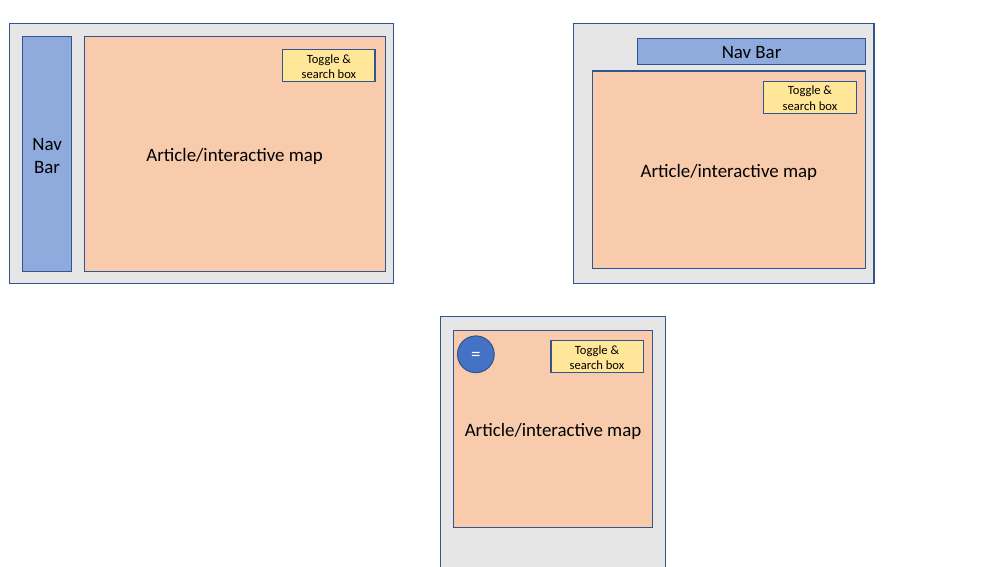
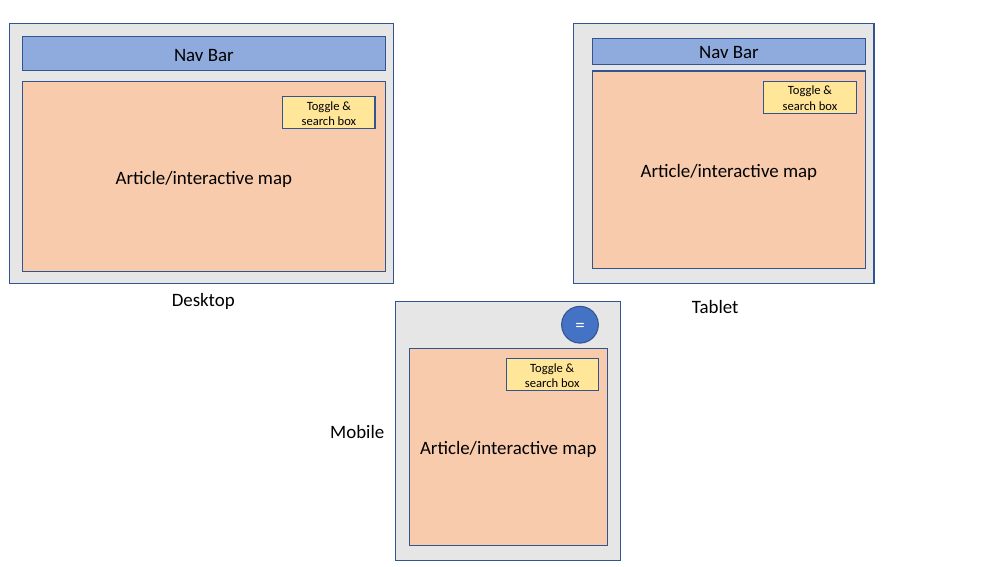
Before and after one commit to willhwj/TGCAssignment1, a slide deck: slide 1 of UI.pptx. Drawn at 1008x567 pixels with LibreOffice and Linux fonts; fonts in the diff are those of the drawing. Boxes give left, top, right and bottom in pixels: in the first picture for what was removed or moved away, otherwise in the second. Text is boxed around its words. In the diff, an @@ line names an element or a change of style, - is before the commit and + after.

```diff
--- a/UI.pptx
+++ b/UI.pptx
@@ rectangle "Nav Bar": place and size @@
-rectangle "Nav Bar" at box(23, 36, 72, 271)
+rectangle "Nav Bar" at box(23, 36, 386, 71)
@@ rectangle "Nav Bar": place and size @@
-rectangle "Nav Bar" at box(638, 39, 866, 65)
+rectangle "Nav Bar" at box(593, 39, 866, 65)
@@ rectangle "Article/interactive map": place and size @@
-rectangle "Article/interactive map" at box(84, 36, 385, 271)
+rectangle "Article/interactive map" at box(23, 82, 386, 272)
@@ rectangle "Toggle & search box": place and size @@
-rectangle "Toggle & search box" at box(283, 50, 375, 82)
+rectangle "Toggle & search box" at box(283, 97, 375, 129)
@@ text added at box(172, 293, 235, 309), 18 pt, text #000000 @@
+Desktop
@@ rectangle: place and size @@
-rectangle at box(441, 316, 666, 567)
+rectangle at box(396, 302, 622, 561)
@@ ellipse "=": place and size @@
-ellipse "=" at box(457, 336, 495, 373)
+ellipse "=" at box(562, 306, 599, 343)
@@ text added at box(692, 300, 739, 313), 18 pt, text #000000 @@
+Tablet
@@ rectangle "Article/interactive map": place and size @@
-rectangle "Article/interactive map" at box(454, 330, 653, 528)
+rectangle "Article/interactive map" at box(409, 348, 608, 545)
@@ rectangle "Toggle & search box": place and size @@
-rectangle "Toggle & search box" at box(551, 341, 644, 373)
+rectangle "Toggle & search box" at box(507, 358, 599, 390)
@@ text added at box(330, 425, 384, 438), 18 pt, text #000000 @@
+Mobile
```
Also in this commit, not shown: 1 slide added, 3 slides removed, 7 other files.
